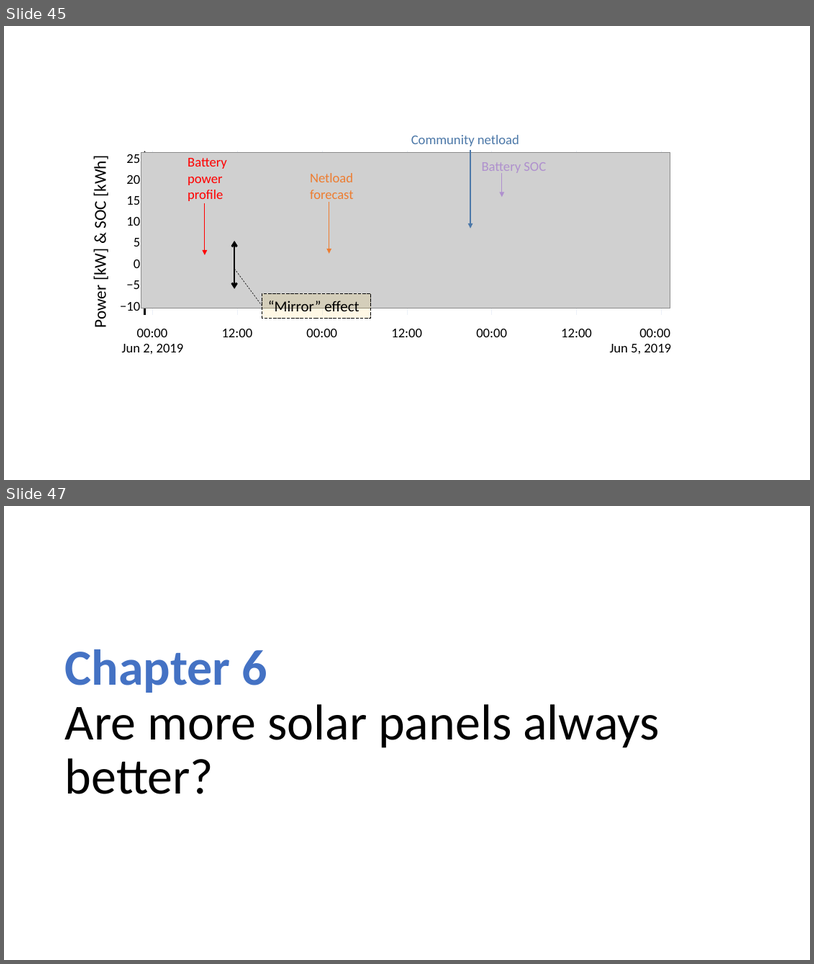
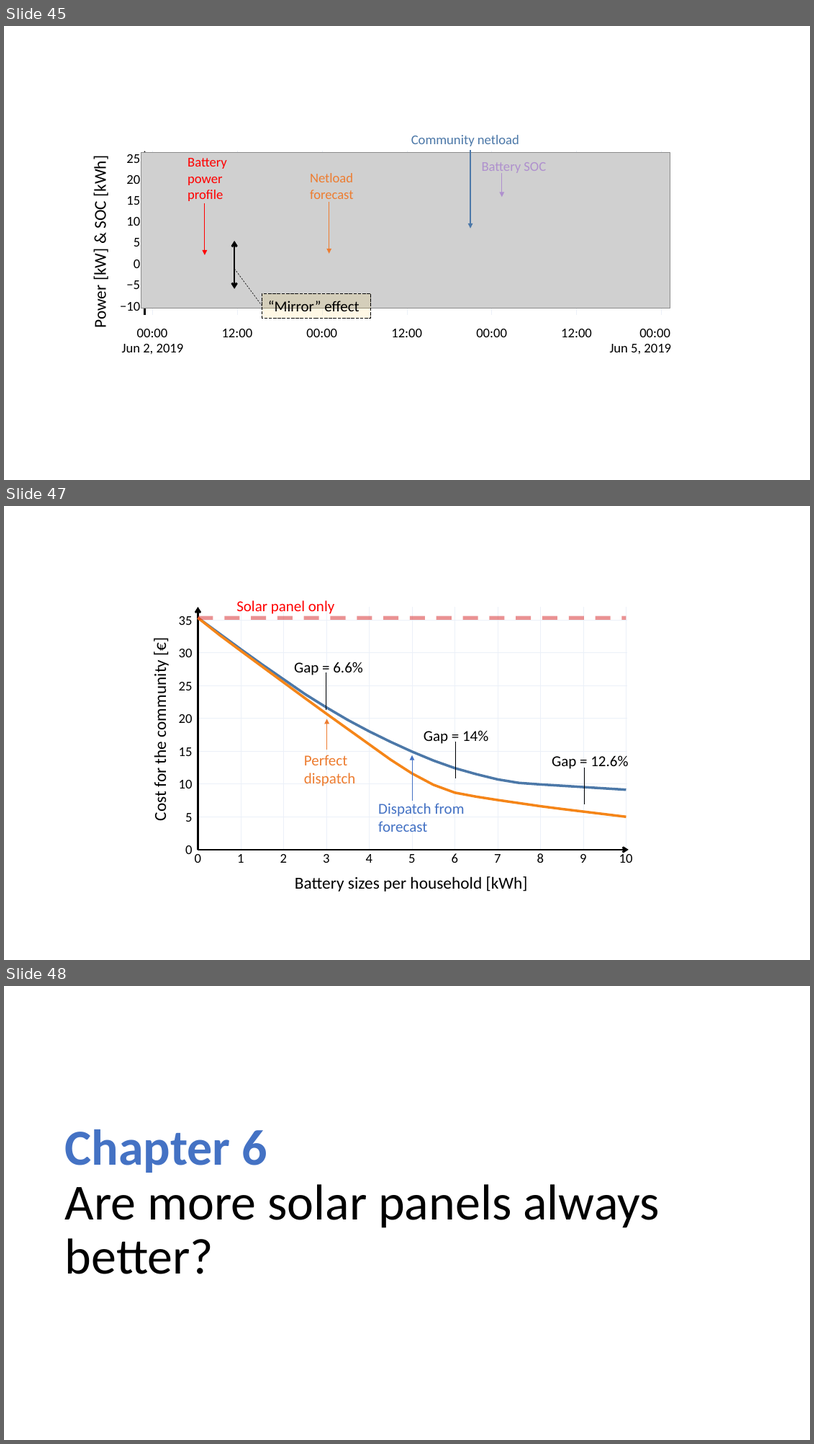
Before and after one commit to Jonathan56/supplementary_thesis, a slide deck: figures.pptx. Shown one above the other, each under a label of ours: slides 45 and 47 before the commit, slides 45, 47 and 48 after it; the slides between them are not shown. The pictures are 814x964 and 814x1444 pixels, drawn with LibreOffice and Linux fonts; fonts in the diff are those of the drawing; grey boxes stand for pictures. Boxes give left, top, right and bottom in pixels: in the first picture for what was removed or moved away, otherwise in the second. Text is boxed around its words. In the diff, an @@ line names an element or a change of style, - is before the commit and + after.

Commit message:
battery size

```diff
--- a/figures.pptx
+++ b/figures.pptx
@@ slide 47 added at (4,506,810,960), background #FFFFFF @@
@@ freeform shape added at (155,576,156,576), fill #000000 @@
@@ freeform shape added at (198,607,199,849), fill #000000, outline #000000 2.25 pt @@
@@ text added at (237,600,334,614), 18 pt, text #FF0000 @@
+Solar panel only
@@ group added at (179,616,201,862): 8 texts @@
+0
+5
+10
+15
+20
+25
+30
+35
@@ group added at (197,607,628,849): 17 freeform shapes @@
@@ freeform shape added at (198,618,627,790), outline #4C78A8 3 pt @@
@@ freeform shape added at (198,618,627,817), outline #F58518 3 pt @@
@@ freeform shape added at (198,618,627,618), outline #D62728 4.5 pt dashed @@
@@ text added at (150,667,170,820), 20 pt, text #000000 @@
+Cost for the community [€]
@@ text added at (294,662,363,675), 18 pt, text #000000 @@
+Gap = 6.6%
@@ line added from (326, 673) to (326, 710), #000000 0.5 pt @@
@@ arrow added from (327, 750) to (327, 719), #ED7D31 0.5 pt @@
@@ text added at (424,730,489,744), 18 pt, text #000000 @@
+Gap = 14%
@@ line added from (455, 741) to (455, 778), #000000 0.5 pt @@
@@ text added at (304,754,356,786), 18 pt, text #ED7D31 @@
+Perfect dispatch
@@ arrow added from (412, 800) to (412, 755), #4472C4 0.5 pt @@
@@ text added at (552,755,628,769), 18 pt, text #000000 @@
+Gap = 12.6%
@@ line added from (585, 767) to (585, 804), #000000 0.5 pt @@
@@ text added at (378,803,464,831), 18 pt, text #4472C4 @@
+Dispatch from forecast
@@ freeform shape added at (198,849,629,850), fill #000000, outline #000000 2.25 pt @@
@@ group added at (185,845,633,862): 11 texts @@
+0
+1
+2
+3
+4
+5
+6
+7
+8
+9
+10
@@ text added at (295,876,528,891), 20 pt, text #000000 @@
+Battery sizes per household [kWh]
@@ what was slide 47 is now slide 48 @@
```
Also in this commit, not shown: 1 slide changed, 3 other files.
